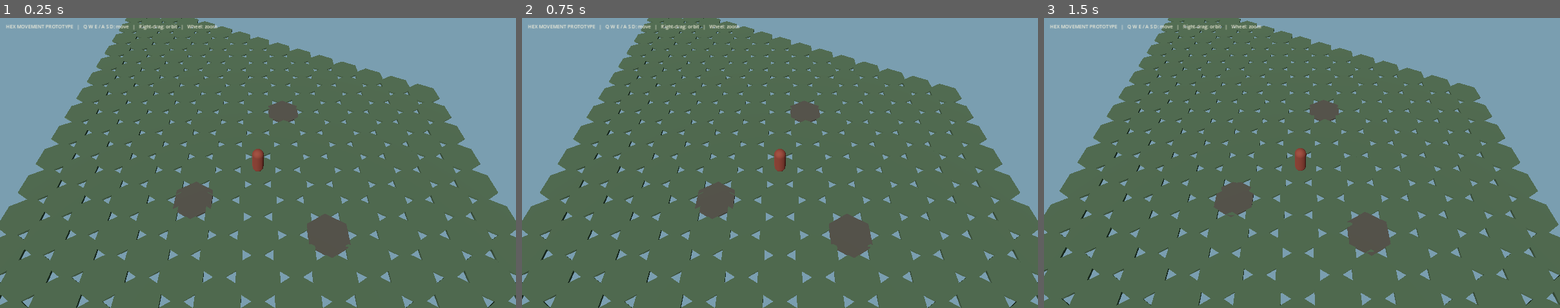
Above: before the commit, frames 1-3 (left to right).
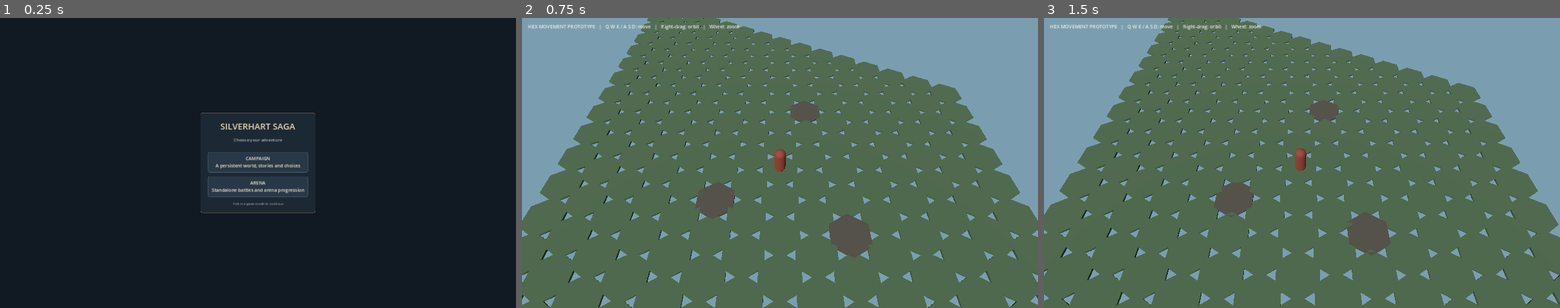
Above: after the commit, the same moments.

Repository: ScottENOC/Silverhart-Saga-3D
Game: Godot game, scene res://scenes/main_menu.tscn
Two runs of this game, one before a commit and one after it. Both use one fixed random seed, a clock stepped at 60 frames per second and the inputs below. Before the commit the project starts from res://scenes/main.tscn.
Inputs (mouse positions are in pixels of both pictures, inside the frame that each line leads up to):
- Up to frame 1 (0.25 s): no input
- Up to frame 2 (0.75 s): click (780, 163) at 0.5 s, where only the run after the commit has a clickable "CAMPAIGN A persistent world, …"
- Up to frame 3 (1.5 s): tap Enter at 1.25 s; move the mouse to (1415, 148) at 1.27 s; hold D from 1.28 s (still down); tap Q at 1.35 s; click (1415, 148) at 1.42 s

The runs differ from the first frame. In frame 1, 100% of the frame differs, in the area x 0-100%, y 0-100%; in frame 2, nothing differs; in frame 3, nothing differs.

Commit message:
Set mode selection as startup scene and register AudioManager

Diff:
--- a/project.godot
+++ b/project.godot
@@ -4,7 +4,10 @@
 
 [application]
 config/name="Silverhart Saga 3D"
-run/main_scene="res://scenes/main.tscn"
+run/main_scene="res://scenes/main_menu.tscn"
+
+[autoload]
+AudioManager="*res://scripts/audio/audio_manager.gd"
 
 [display]
 window/size/viewport_width=1920
